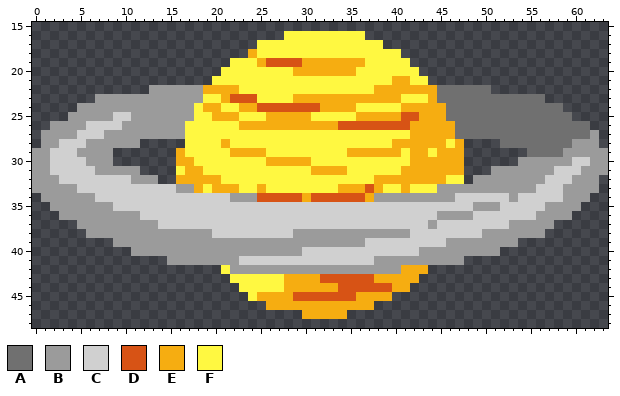
Pixel-art sprite: Sprites/BG/Planets/planets3.png. The picture above is the old version.
The file is 64x64 pixels. Shown: x 0..63, y 15..48.
Palette (. is transparent): A #707070  B #9b9b9b  C #d0d0d0  D #d75315  E #f6ad11  F #fff841
And afterwards:
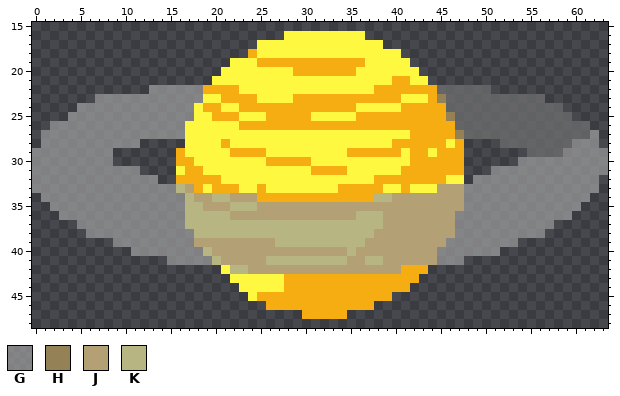
Colours new in this view: G #9b9b9bba  H #958156  J #b4a075  K #b7b582
Diff:
Colour A changes from #707070 to #707070ba.
Colour D becomes colour E in row 19 at x 26 to 29; in row 23 at x 22 to 24; in row 24 at x 25 to 31; in row 25 at x 41 to 42; in row 26 at x 34 to 41; in row 33 at x 37.
Colour D becomes colour E in row 34 at x 25 to 29 and 31 to 36; in row 43 at x 32 to 37; in row 44 at x 34 to 39; in row 45 at x 29 to 35.
Colour B becomes colour G in row 22 at x 13 to 18; in row 23 at x 7 to 18; in row 24 at x 5 to 17; in row 25 at x 4 to 8 and 11 to 17; in row 26 at x 2 to 5 and 10 to 16; in row 27 at x 1 to 4, 8 to 16 and 62.
Colour B becomes colour G in row 28 at x 1 to 2, 6 to 11 and 60 to 62; in row 29 at x 0 to 1, 5 to 8 and 59 to 63; in row 30 at x 0 to 1, 6 to 8, 54 to 59 and 62 to 63; in row 31 at x 0 to 1, 7 to 11, 51 to 57 and 61 to 63; in row 32 at x 0 to 2, 11 to 13, 49 to 56 and 60 to 62; in row 33 at x 0 to 4, 48 to 55 and 59 to 62.
Colour B becomes colour G in row 34 at x 1 to 6, 53 and 59 to 61; in row 35 at x 2 to 8, 49 to 51 and 57 to 60; in row 36 at x 3 to 11, 47 to 48 and 56 to 59; in row 37 at x 5 to 13 and 53 to 57; in row 38 at x 6 to 17 and 50 to 56; in row 39 at x 9 to 17 and 46 to 53.
Colour B becomes colour G in row 40 at x 11 to 18 and 45 to 51; in row 41 at x 15 to 19 and 45 to 47.
Colour C becomes colour G in row 25 at x 9 to 10; in row 26 at x 6 to 9; in row 27 at x 5 to 7; in row 28 at x 3 to 5; in row 29 at x 2 to 4; in row 30 at x 2 to 5 and 60 to 61.
Colour C becomes colour G in row 31 at x 2 to 6 and 58 to 60; in row 32 at x 3 to 10 and 57 to 59; in row 33 at x 5 to 15 and 56 to 58; in row 34 at x 7 to 16, 48 to 52 and 54 to 58; in row 35 at x 9 to 16, 48 and 52 to 56; in row 36 at x 12 to 16 and 49 to 55.
Colour C becomes colour G in row 37 at x 14 to 16 and 47 to 52; in row 38 at x 47 to 49.
Colour A becomes colour H in row 23 at x 45; in row 25 at x 46; in row 27 at x 47.
Colour B becomes colour J in row 33 at x 17 and 45 to 47; in row 34 at x 22 to 24 and 40 to 46; in row 36 at x 45 to 46; in row 37 at x 44; in row 38 at x 38 to 41; in row 39 at x 18 to 26.
Colour B becomes colour J in row 40 at x 20 to 29 and 43 to 44; in row 41 at x 21 to 22 and 39 to 44; in row 42 at x 24 to 40.
Colour C becomes colour J in row 34 at x 18 to 19 and 47; in row 35 at x 19 to 21 and 25 to 47; in row 36 at x 22 to 35 and 39 to 44; in row 37 at x 39 to 43 and 45 to 46; in row 38 at x 42 to 46; in row 39 at x 37 to 45.
Colour C becomes colour J in row 40 at x 30 to 34 and 36 to 42; in row 41 at x 23 to 25 and 35 to 36.
Colour B becomes colour K in row 33 at x 16; in row 34 at x 38 to 39; in row 38 at x 18 to 19 and 29 to 37; in row 39 at x 27 to 36; in row 40 at x 19; in row 41 at x 20 and 38.
Colour B becomes colour K in row 42 at x 22 to 23.
Colour C becomes colour K in row 34 at x 17 and 20 to 21; in row 35 at x 17 to 18 and 22 to 24; in row 36 at x 17 to 21 and 36 to 38; in row 37 at x 17 to 38; in row 38 at x 20 to 28; in row 40 at x 35.
Colour C becomes colour K in row 41 at x 26 to 34 and 37.
Boxes around the changes in both pictures, in picture pixels (x1, y1, x2, y2):
changed: (32, 58, 608, 301)
